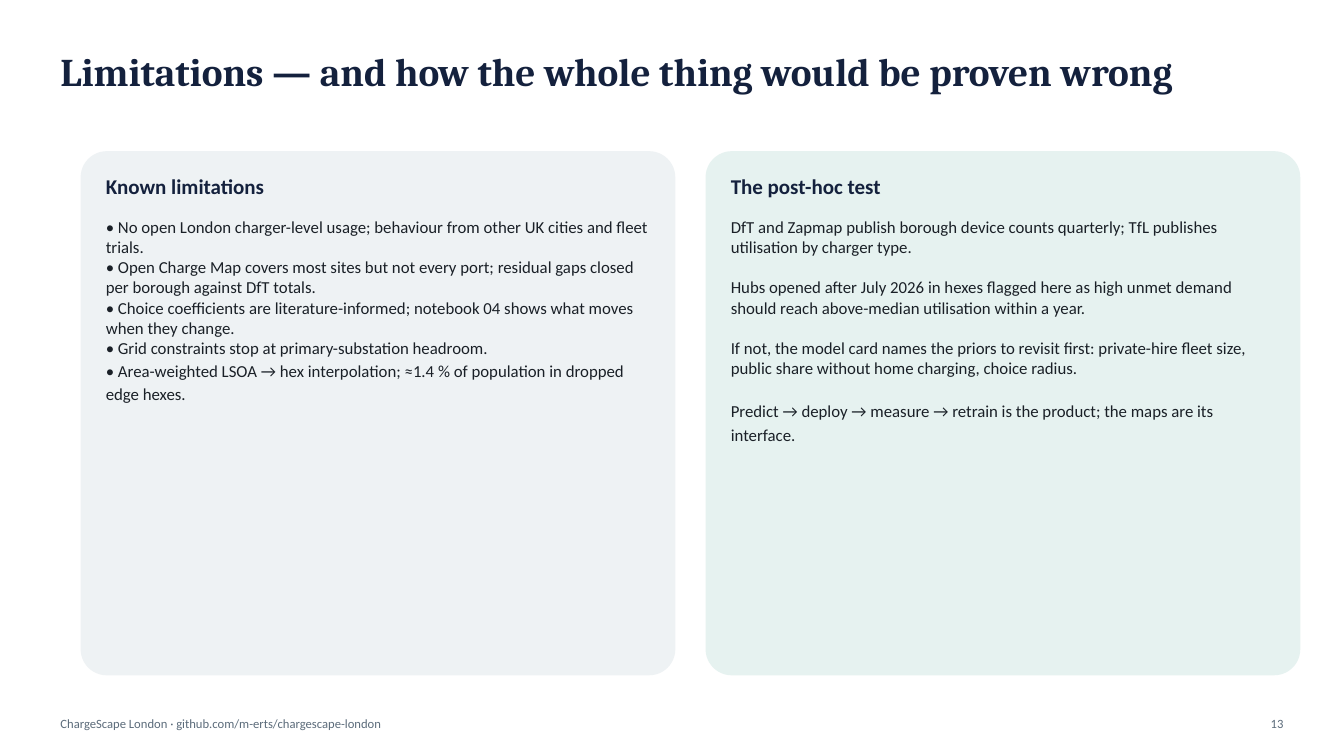
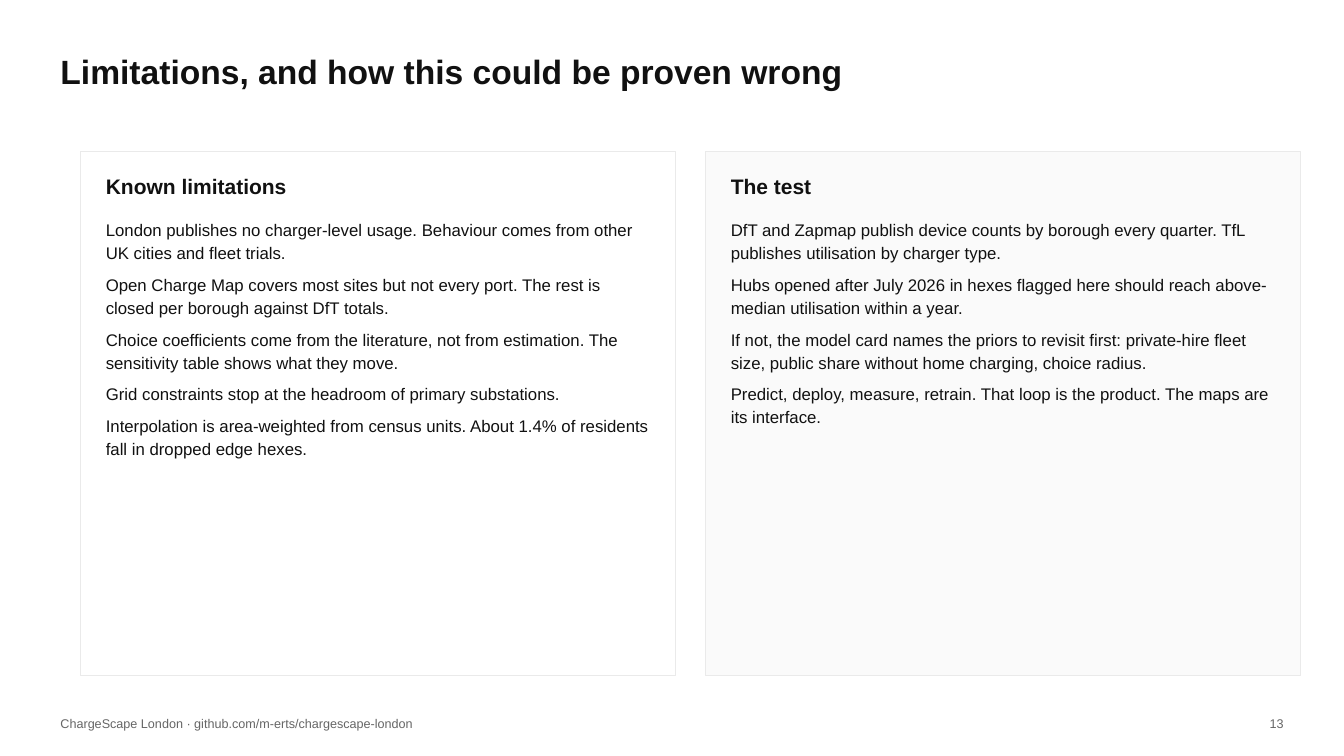
Before and after one commit to m-erts/chargescape-london, a slide deck: slide 13 of reports/ChargeScape_London.pptx. Drawn at 1344x756 pixels with LibreOffice and Linux fonts; fonts in the diff are those of the drawing. Boxes give left, top, right and bottom in pixels: in the first picture for what was removed or moved away, otherwise in the second. Text is boxed around its words. In the diff, an @@ line names an element or a change of style, - is before the commit and + after.

```diff
--- a/reports/ChargeScape_London.pptx
+++ b/reports/ChargeScape_London.pptx
@@ text at box(60, 59, 842, 91): text changed; size 28 to 24 pt; font Cambria to Arial; text colour #14213D to #111111 @@
-Limitations — and how the whole thing would be proven wrong
+Limitations, and how this could be proven wrong
@@ rectangle at box(81, 151, 676, 676): rounded rectangle to rectangle; fill #EEF2F4 to #FFFFFF; outline none to #EAEAEA 0.75 pt @@
@@ text "Known limitations" at box(106, 178, 287, 195): font Calibri to Arial, text colour #14213D to #111111 @@
@@ rectangle at box(706, 151, 1301, 676): rounded rectangle to rectangle; fill #E6F2F0 to #FAFAFA; outline none to #EAEAEA 0.75 pt @@
@@ text at box(731, 178, 811, 195): text changed; font Calibri to Arial; text colour #14213D to #111111 @@
-The post-hoc test
+The test
@@ text at box(106, 224, 648, 459): text changed; font Calibri to Arial; text colour #1A2027 to #111111 @@
-• No open London charger-level usage; behaviour from other UK cities and fleet trials.
-• Open Charge Map covers most sites but not every port; residual gaps closed per borough against DfT totals.
-• Choice coefficients are literature-informed; notebook 04 shows what moves when they change.
-• Grid constraints stop at primary-substation headroom.
-• Area-weighted LSOA → hex interpolation; ≈1.4 % of population in dropped edge hexes.
+London publishes no charger-level usage. Behaviour comes from other UK cities and fleet trials.
+Open Charge Map covers most sites but not every port. The rest is closed per borough against DfT totals.
+Choice coefficients come from the literature, not from estimation. The sensitivity table shows what they move.
+Grid constraints stop at the headroom of primary substations.
+Interpolation is area-weighted from census units. About 1.4% of residents fall in dropped edge hexes.
@@ text at box(731, 224, 1268, 423): text changed; font Calibri to Arial; text colour #1A2027 to #111111 @@
-DfT and Zapmap publish borough device counts quarterly; TfL publishes utilisation by charger type.
-Hubs opened after July 2026 in hexes flagged here as high unmet demand should reach above-median utilisation within a year.
-If not, the model card names the priors to revisit first: private-hire fleet size, public share without home charging, choice radius.
-Predict → deploy → measure → retrain is the product; the maps are its interface.
+DfT and Zapmap publish device counts by borough every quarter. TfL publishes utilisation by charger type.
+Hubs opened after July 2026 in hexes flagged here should reach above-median utilisation within a year.
+If not, the model card names the priors to revisit first: private-hire fleet size, public share without home charging, choice radius.
+Predict, deploy, measure, retrain. That loop is the product. The maps are its interface.
@@ text "ChargeScape London · github.com/m-erts/chargescape-london" at box(60, 719, 413, 731): font Calibri to Arial, text colour #5B6B7A to #666666 @@
@@ text "13" at box(1270, 719, 1284, 728): font Calibri to Arial, text colour #5B6B7A to #666666 @@
```
Also in this commit, not shown: 14 other slides changed, 49 other files.
